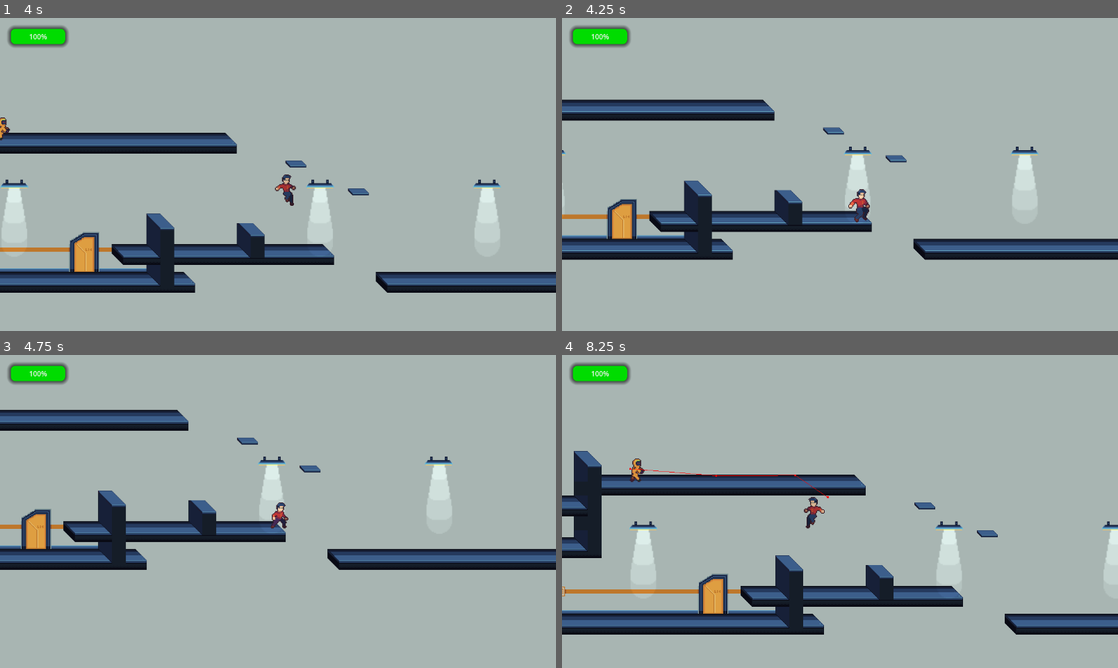
Above: before the commit, frames 1-4 (two rows, left to right).
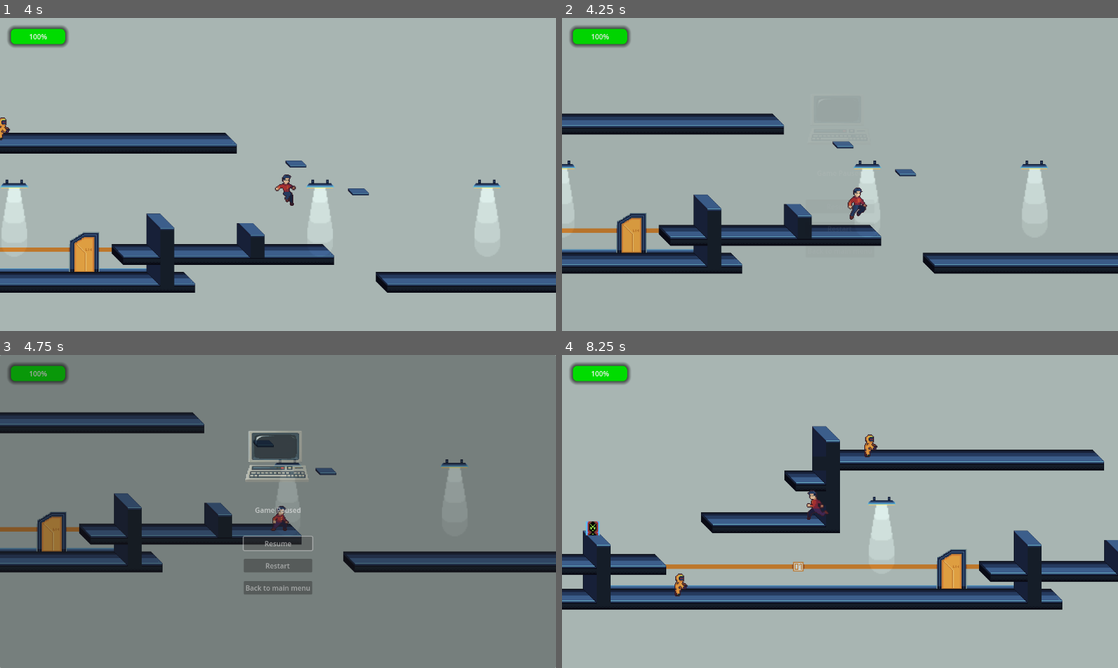
Above: after the commit, the same moments.

Repository: jame581/ShadowSecrets
Game: Godot game, scene res://maps/level_prototype.tscn
Two runs of this game, one before a commit and one after it. Both use one fixed random seed, a clock stepped at 60 frames per second and the inputs below. This scene is started directly instead of the project's main scene.
Inputs (mouse positions are in pixels of both pictures, inside the frame that each line leads up to):
- Up to frame 1 (4 s): hold E (interact) 0.53-1.28 s; hold D (right) 0.53-2.03 s; tap Space (jump) at 0.77, 1.52, 3.02, 3.77 s; tap E (interact) at 1.35, 2.85 s; hold A (left) 2.03-2.78 s; hold E (interact) 2.03-2.78 s; hold D (right) from 2.78 s (still down); hold E (interact) from 3.53 s (still down)
- Up to frame 2 (4.25 s): keep holding D (right); keep holding E (interact); tap P (pause_game, bound only after the commit) at 4.15 s
- Up to frame 3 (4.75 s): release D (right) at 4.25 s; release E (interact) at 4.25 s; click (278, 542) at 4.25 s, where only the run after the commit has a clickable "Resume"
- Up to frame 4 (8.25 s): click (840, 564) at 5 s, where only the run after the commit has a clickable "Restart"; hold A (left) 5.78-6.53 s; tap E (interact) at 5.85, 7.35 s; tap Space (jump) at 6.02, 7.52 s; hold D (right) 6.53-7.28 s; hold E (interact) 6.53-7.28 s; hold A (left) from 7.28 s (still down); hold E (interact) from 8.03 s (still down)

Frame 1 is identical in both runs. In frame 2, 18% of the frame differs, in the area x 0-100%, y 26-82%; in frame 3, 96%, in the area x 0-100%, y 0-100%; in frame 4, 29%.

Commit message:
Add in-game menu with pause functionality and animations

Diff:
--- a/project/maps/level_prototype.tscn
+++ b/project/maps/level_prototype.tscn
@@ -8,6 +8,7 @@
 [ext_resource type="PackedScene" uid="uid://dg2kxws1wrpmu" path="res://scenes/player.tscn" id="5_iyg5n"]
 [ext_resource type="PackedScene" uid="uid://bqqo2pp6c3o1y" path="res://scenes/trap.tscn" id="7_avo21"]
 [ext_resource type="PackedScene" uid="uid://bbjebx1q2n0mj" path="res://scenes/enemies/enemy.tscn" id="8_pg3c7"]
+[ext_resource type="PackedScene" uid="uid://b5lwirq8hdc8r" path="res://scenes/ui/in_game_menu.tscn" id="9_23kex"]
 
 [sub_resource type="TileSetAtlasSource" id="TileSetAtlasSource_vucup"]
 texture = ExtResource("2_uc1nw")
@@ -265,3 +266,5 @@
 position = Vector2(-1, -10)
 start_position = Vector2(673, 219)
 end_position = Vector2(491, 220)
+
+[node name="InGameMenu" parent="." instance=ExtResource("9_23kex")]
--- a/project/project.godot
+++ b/project/project.godot
@@ -59,6 +59,12 @@
 "events": [Object(InputEventKey,"resource_local_to_scene":false,"resource_name":"","device":-1,"window_id":0,"alt_press …(192 unchanged characters)…
 ]
 }
+pause_game={
+"deadzone": 0.5,
+"events": [Object(InputEventKey,"resource_local_to_scene":false,"resource_name":"","device":-1,"window_id":0,"alt_pressed":false,"shift_pressed":false,"ctrl_pressed":false,"meta_pressed":false,"pressed":false,"keycode":0,"physical_keycode":80,"key_label":0,"unicode":112,"location":0,"echo":false,"script":null)
+, Object(InputEventKey,"resource_local_to_scene":false,"resource_name":"","device":-1,"window_id":0,"alt_pressed":false,"shift_pressed":false,"ctrl_pressed":false,"meta_pressed":false,"pressed":false,"keycode":0,"physical_keycode":4194305,"key_label":0,"unicode":0,"location":0,"echo":false,"script":null)
+]
+}
 
 [rendering]
 
--- /dev/null
+++ b/project/scenes/ui/in_game_menu.tscn
@@ -0,0 +1,119 @@
+[gd_scene load_steps=7 format=3 uid="uid://b5lwirq8hdc8r"]
+
+[ext_resource type="Script" path="res://scripts/ui/in_game_menu.gd" id="1_fvetf"]
+[ext_resource type="Texture2D" uid="uid://da3uawulivdj4" path="res://assets/sprites/devices/computer/computer_base.png" id="1_l4yl1"]
+
+[sub_resource type="Animation" id="Animation_r4l2d"]
+resource_name = "fade_in"
+tracks/0/type = "value"
+tracks/0/imported = false
+tracks/0/enabled = true
+tracks/0/path = NodePath("Panel:modulate")
+tracks/0/interp = 1
+tracks/0/loop_wrap = true
+tracks/0/keys = {
+"times": PackedFloat32Array(0, 1),
+"transitions": PackedFloat32Array(1, 1),
+"update": 0,
+"values": [Color(1, 1, 1, 0), Color(1, 1, 1, 1)]
+}
+
+[sub_resource type="Animation" id="Animation_ktoqp"]
+resource_name = "fade_out"
+tracks/0/type = "value"
+tracks/0/imported = false
+tracks/0/enabled = true
+tracks/0/path = NodePath("Panel:modulate")
+tracks/0/interp = 1
+tracks/0/loop_wrap = true
+tracks/0/keys = {
+"times": PackedFloat32Array(0, 1),
+"transitions": PackedFloat32Array(1, 1),
+"update": 0,
+"values": [Color(1, 1, 1, 1), Color(1, 1, 1, 0)]
+}
+
+[sub_resource type="Animation" id="Animation_gt1cm"]
+length = 0.001
+tracks/0/type = "value"
+tracks/0/imported = false
+tracks/0/enabled = true
+tracks/0/path = NodePath("Panel:modulate")
+tracks/0/interp = 1
+tracks/0/loop_wrap = true
+tracks/0/keys = {
+"times": PackedFloat32Array(0),
+"transitions": PackedFloat32Array(1),
+"update": 0,
+"values": [Color(1, 1, 1, 1)]
+}
+
+[sub_resource type="AnimationLibrary" id="AnimationLibrary_e6tno"]
+_data = {
+"RESET": SubResource("Animation_gt1cm"),
+"fade_in": SubResource("Animation_r4l2d"),
+"fade_out": SubResource("Animation_ktoqp")
+}
+
+[node name="InGameMenu" type="CanvasLayer"]
+script = ExtResource("1_fvetf")
+
+[node name="Panel" type="Panel" parent="."]
+anchors_preset = 15
+anchor_right = 1.0
+anchor_bottom = 1.0
+grow_horizontal = 2
+grow_vertical = 2
+
+[node name="VBoxContainer2" type="VBoxContainer" parent="Panel"]
+layout_mode = 1
+anchors_preset = 8
+anchor_left = 0.5
+anchor_top = 0.5
+anchor_right = 0.5
+anchor_bottom = 0.5
+offset_left = -79.0
+offset_top = -115.5
+offset_right = 79.0
+offset_bottom = 115.5
+grow_horizontal = 2
+grow_vertical = 2
+theme_override_constants/separation = 50
+alignment = 1
+
+[node name="TextureRect" type="TextureRect" parent="Panel/VBoxContainer2"]
+layout_mode = 2
+texture = ExtResource("1_l4yl1")
+
+[node name="Label" type="Label" parent="Panel/VBoxContainer2"]
+layout_mode = 2
+text = "Game Paused"
+horizontal_alignment = 1
+vertical_alignment = 1
+
+[node name="VBoxContainer" type="VBoxContainer" parent="Panel/VBoxContainer2"]
+layout_mode = 2
+theme_override_constants/separation = 20
+alignment = 1
+
+[node name="ResumeButton" type="Button" parent="Panel/VBoxContainer2/VBoxContainer"]
+layout_mode = 2
+text = "Resume"
+
+[node name="RestartLevelButton" type="Button" parent="Panel/VBoxContainer2/VBoxContainer"]
+layout_mode = 2
+text = "Restart"
+
+[node name="BackToMenuButton" type="Button" parent="Panel/VBoxContainer2/VBoxContainer"]
+layout_mode = 2
+text = "Back to main menu"
+
+[node name="AnimationPlayer" type="AnimationPlayer" parent="."]
+libraries = {
+"": SubResource("AnimationLibrary_e6tno")
+}
+
+[connection signal="pressed" from="Panel/VBoxContainer2/VBoxContainer/ResumeButton" to="." method="_on_resume_button_pressed"]
+[connection signal="pressed" from="Panel/VBoxContainer2/VBoxContainer/RestartLevelButton" to="." method="_on_restart_level_button_pressed"]
+[connection signal="pressed" from="Panel/VBoxContainer2/VBoxContainer/BackToMenuButton" to="." method="_on_back_to_menu_button_pressed"]
+[connection signal="animation_finished" from="AnimationPlayer" to="." method="_on_animation_player_animation_finished"]
--- a/project/scripts/global.gd
+++ b/project/scripts/global.gd
@@ -12,6 +12,8 @@
 func get_game_version():
 	return ProjectSettings.get_setting("application/config/version")
 
+func goto_main_menu():
+	goto_scene("res://maps/main_menu.tscn")
 
 func goto_scene(path):
 	# This function will usually be called from a signal callback,
--- /dev/null
+++ b/project/scripts/ui/in_game_menu.gd
@@ -0,0 +1,47 @@
+extends CanvasLayer
+
+@onready var animation_player: AnimationPlayer = get_node("AnimationPlayer")
+
+func _ready() -> void:
+	process_mode = PROCESS_MODE_ALWAYS # This will make sure that the pause menu is always updated
+	visible = false
+
+
+func _input(event: InputEvent) -> void:
+	if (event.is_action_pressed("pause_game")):
+		print("Pause game action pressed")
+		toggle_pause_menu()
+
+
+func toggle_pause_menu() -> void:
+	print("Toggle pause menu called, visible: " + str(visible))
+	if (visible):
+		get_tree().paused = false
+		animation_player.play("fade_out")
+	else:
+		visible = true
+		animation_player.play("fade_in")
+		get_tree().paused = true
+
+
+func _on_resume_button_pressed() -> void:
+	get_tree().paused = false
+	animation_player.play("fade_out")
+
+
+func _on_restart_level_button_pressed() -> void:
+	get_tree().paused = false
+	visible = false
+
+	Global.restart_current_scene()
+
+
+func _on_back_to_menu_button_pressed() -> void:
+	Global.goto_main_menu()
+
+
+func _on_animation_player_animation_finished(anim_name: String) -> void:
+	print("Animation finished: " + anim_name)
+	if (anim_name == "fade_out"):
+		visible = false
+		animation_player.stop()
Not shown: 1 places in project/maps/level_prototype.tscn that only renumber resources
